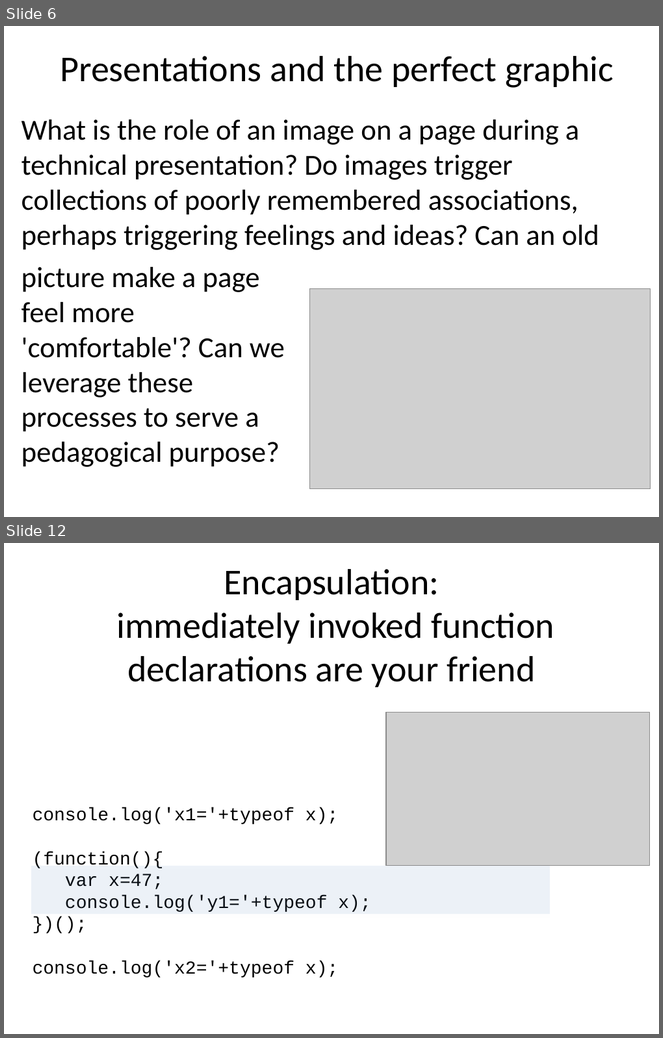
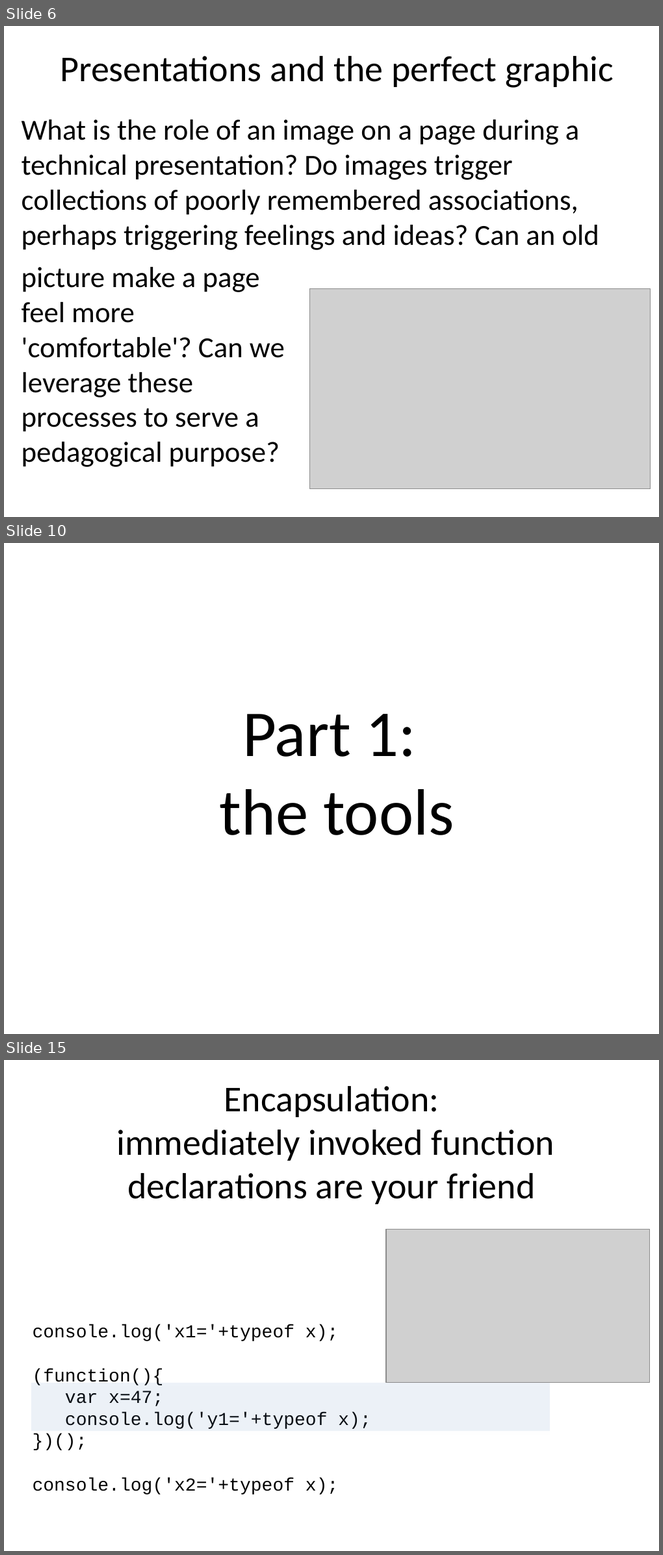
Before and after one commit to benralexander/lv, a slide deck: myD3_latest_c.ppt. Shown one above the other, each under a label of ours: slides 6 and 12 before the commit, slides 6, 10 and 15 after it; the slides between them are not shown. The pictures are 663x1038 and 663x1555 pixels, drawn with LibreOffice and Linux fonts; fonts in the diff are those of the drawing; grey boxes stand for pictures. Boxes give left, top, right and bottom in pixels: in the first picture for what was removed or moved away, otherwise in the second. Text is boxed around its words. In the diff, an @@ line names an element or a change of style, - is before the commit and + after.

```diff
--- a/myD3_latest_c.ppt
+++ b/myD3_latest_c.ppt
@@ slide 10 added at <box>4,543,659,1034</box>, background #FFFFFF @@
@@ title added at <box>220,714,454,835</box>, 72 pt, text #000000 @@
+Part 1:
+the tools
@@ what was slide 12 is now slide 15 @@
```
Also in this commit, not shown: 5 slides changed, 7 other slides added.
